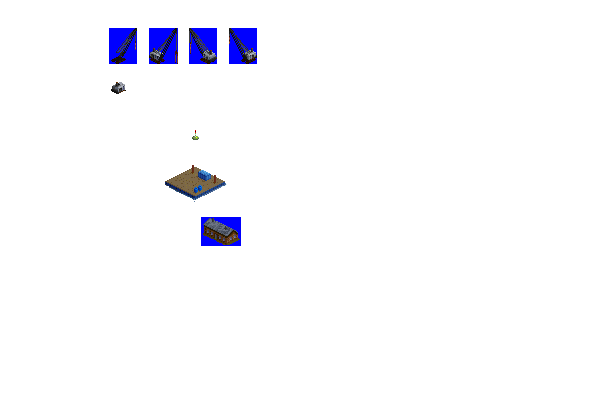
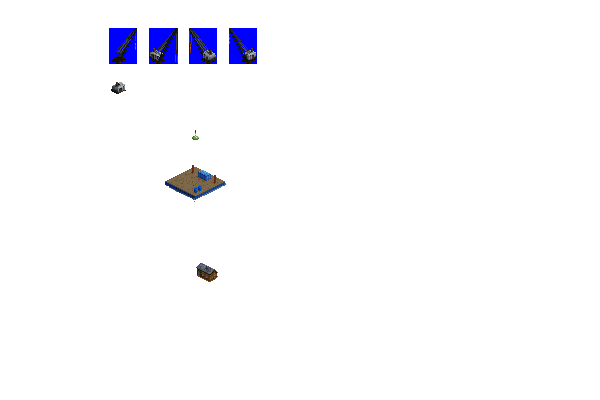
Revision of a layered 600 x 400 image; what changed, layer by layer:
painted on "hut" over [196,217,241,282]
